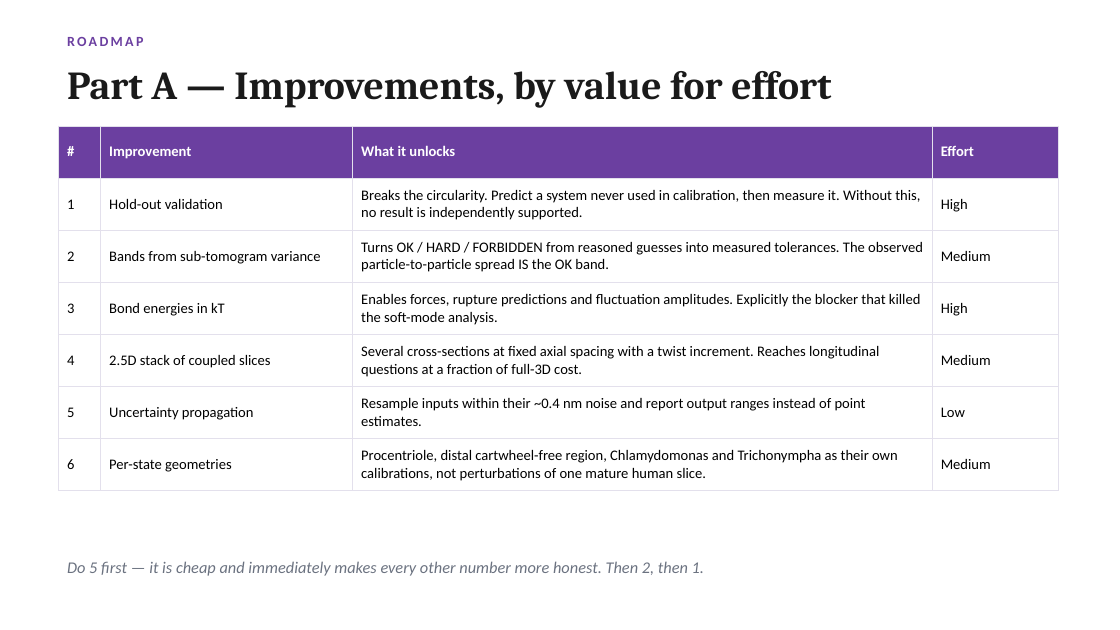
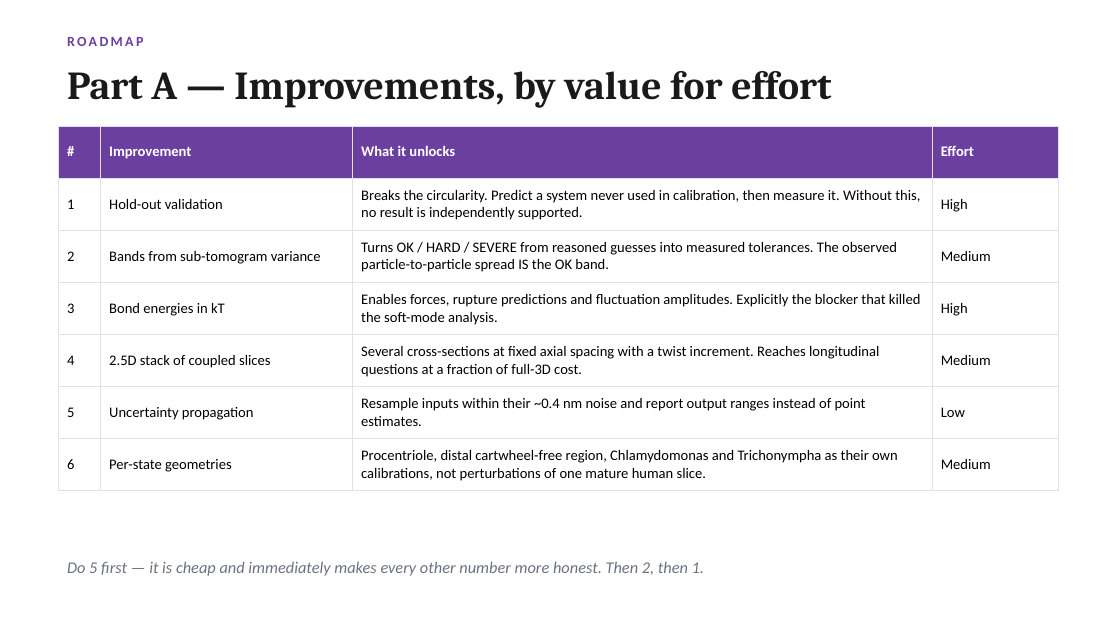
Before and after one commit to UPGON/CenGeometry, a slide deck: slide 3 of presentations/03_CenGeometry_Expert_Recommendations.pptx. Drawn at 1120x630 pixels with LibreOffice and Linux fonts; fonts in the diff are those of the drawing. Boxes give left, top, right and bottom in pixels: in the first picture for what was removed or moved away, otherwise in the second. Text is boxed around its words. In the diff, an @@ line names an element or a change of style, - is before the commit and + after.

```diff
--- a/presentations/03_CenGeometry_Expert_Recommendations.pptx
+++ b/presentations/03_CenGeometry_Expert_Recommendations.pptx
@@ table at [59,126,1059,485] @@
-row 3, column 3: Turns OK / HARD / FORBIDDEN from reasoned guesses into measured tolerances. The observed particle-to-particle spread IS the OK band.
+row 3, column 3: Turns OK / HARD / SEVERE from reasoned guesses into measured tolerances. The observed particle-to-particle spread IS the OK band.
```
Also in this commit, not shown: 3 other files.
